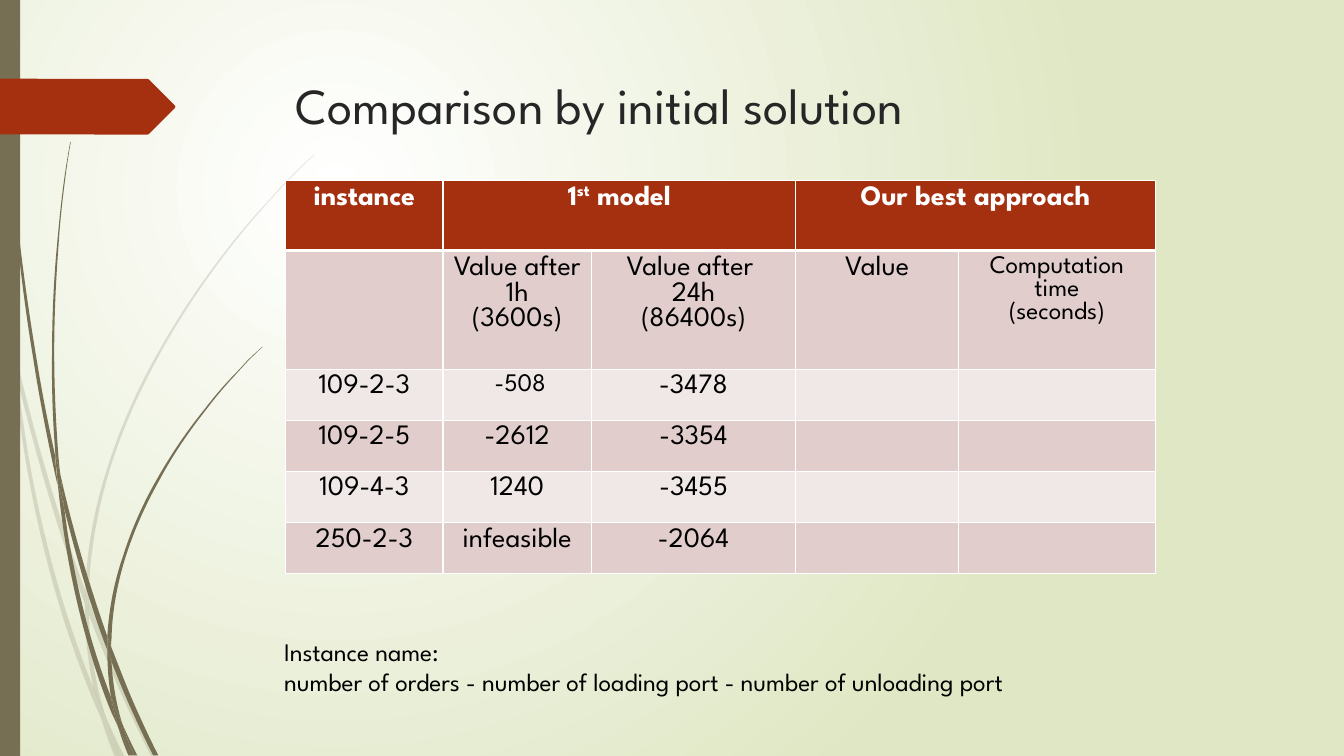
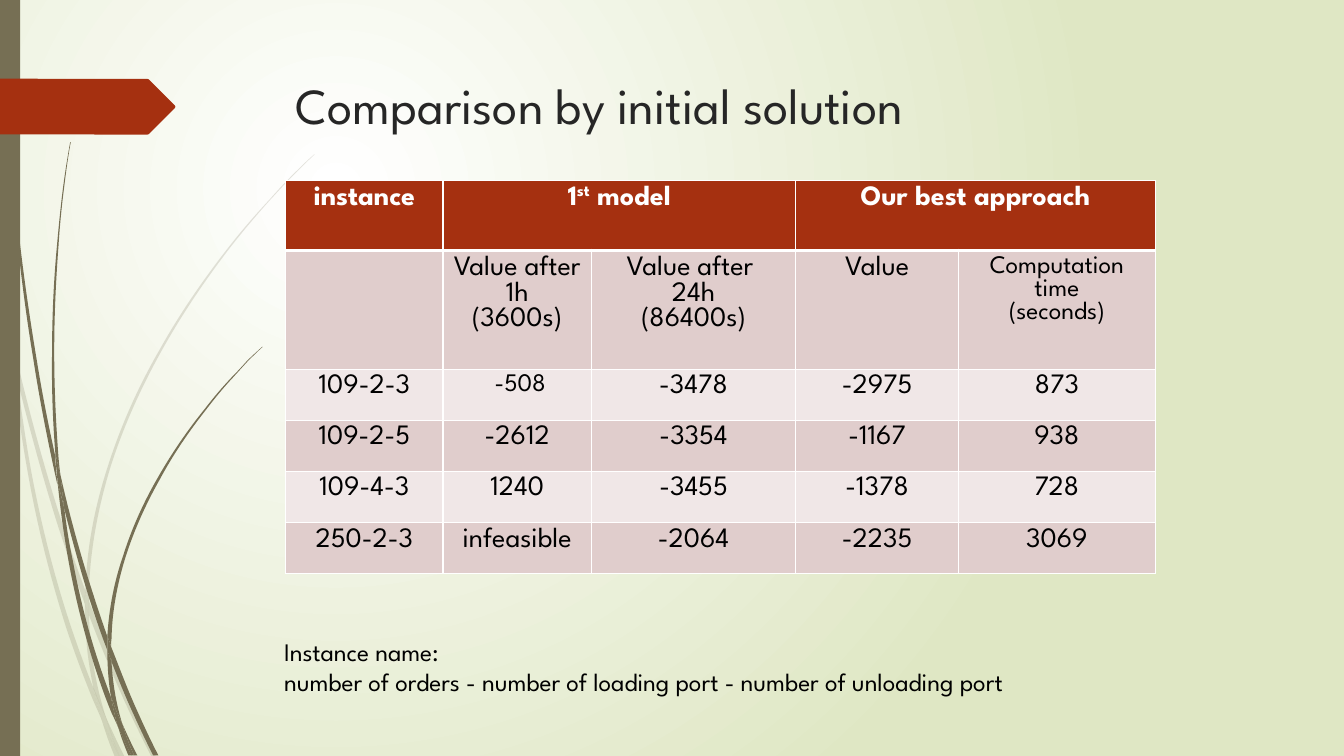
Before and after one commit to r-kurosu/kline_new, a slide deck: slide 66 of 竹田_修論発表.pptx (slide 65 before the commit). Drawn at 1344x756 pixels with LibreOffice and Linux fonts; fonts in the diff are those of the drawing. Boxes give left, top, right and bottom in pixels: in the first picture for what was removed or moved away, otherwise in the second. Text is boxed around its words. In the diff, an @@ line names an element or a change of style, - is before the commit and + after.

```diff
--- a/竹田_修論発表.pptx
+++ b/竹田_修論発表.pptx
@@ table at (286,180,1156,600) @@
-row 3, column 4: 
+row 3, column 4: -2975
-row 3, column 5: 
+row 3, column 5: 873
-row 4, column 4: 
+row 4, column 4: -1167
-row 4, column 5: 
+row 4, column 5: 938
-row 5, column 4: 
+row 5, column 4: -1378
-row 5, column 5: 
+row 5, column 5: 728
-row 6, column 4: 
+row 6, column 4: -2235
-row 6, column 5: 
+row 6, column 5: 3069
```
Also in this commit, not shown: 1 other slide changed, 1 slide added, 1 other file.
